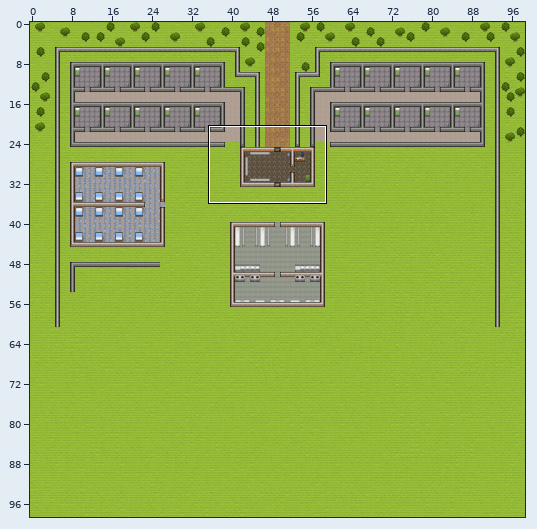
An edit to a level. Tiled map, Map/Map(good).tmx. The picture above shows the old version from afar; the outline marks the close-up.
Close-up. Before the edit:
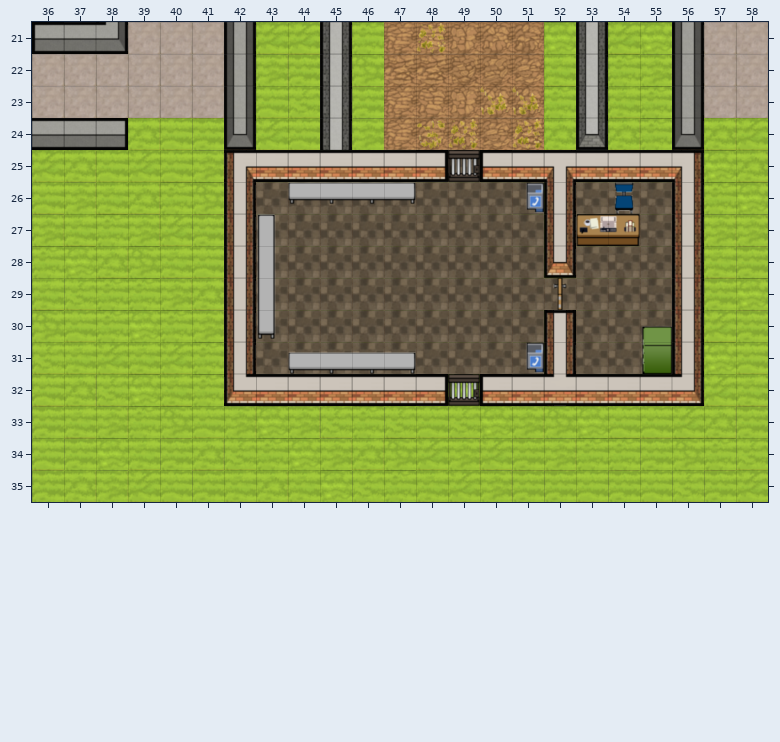
Cells are 32x32 px. Shown: x 36..58, y 21..35. The commit also changed other parts of the map, which this record leaves out.
Once edited:
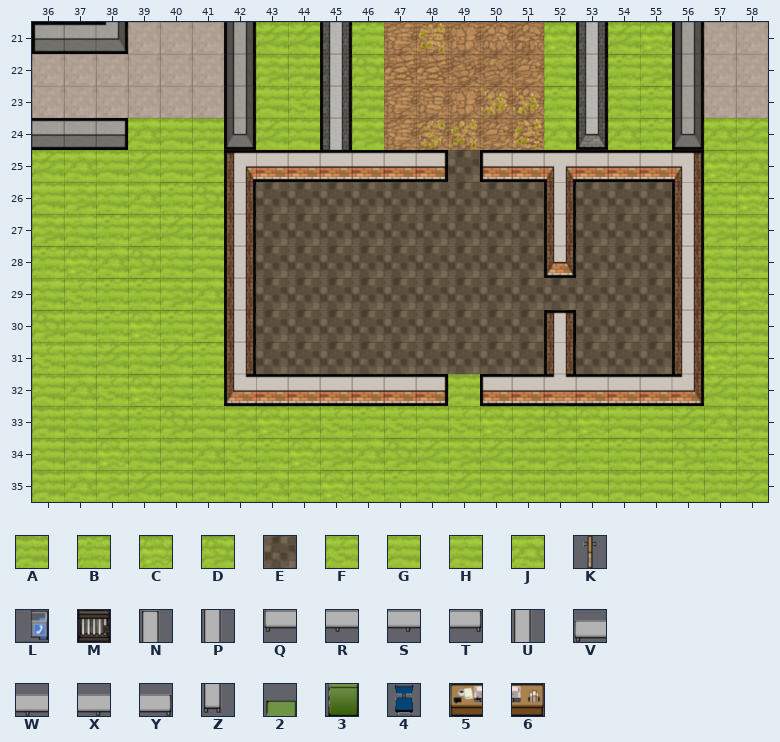
Key: from "Tileset": A 128, B 129, C 130, D 131, E 138, F 160, G 162, H 163, J 164, K 1027, L 1063, M 1088, N 1253, P 1285, Q 1313, R 1314, S 1315, T 1316, U 1317, V 1345, W 1346, X 1347, Y 1348, Z 1349, 2 1602, 3 1634, 4 1664, 5 1696, 6 1697.
_ is an empty cell.
See-through tiles are keyed as they look on the map.
Edits made:
Layer "Floor":
y 25: x 49 A -> E
y 26: x 44..47 HBJB -> EEEE; x 51 B -> E; x 54 F -> E
y 27: x 43 B -> E; x 53..54 GC -> EE
y 28: x 43 C -> E
y 29: x 43 D -> E; x 52 A -> E
y 30: x 43 H -> E; x 55 D -> E
y 31: x 44..47 HDFA -> EEEE; x 51 J -> E; x 55 D -> E
Layer "Walls":
y 25: x 49 E -> _
y 26: x 44..47 EEEE -> ____; x 51 E -> _; x 54 E -> _
y 27: x 43 E -> _; x 53..54 EE -> __
y 28: x 43 E -> _
y 29: x 43 E -> _; x 52 E -> _
y 30: x 43 E -> _; x 55 E -> _
y 31: x 44..47 EEEE -> ____; x 51 E -> _; x 55 E -> _
Layer "Objects" (now hidden):
y 25: x 49 M -> _
y 26: x 44..47 QRST -> ____; x 51 L -> _; x 54 4 -> _
y 27: x 43 N -> _; x 53..54 56 -> __
y 28: x 43 P -> _
y 29: x 43 U -> _; x 52 K -> _
y 30: x 43 Z -> _; x 55 2 -> _
y 31: x 44..47 VWXY -> ____; x 51 L -> _; x 55 3 -> _
y 32: x 49 M -> _
Where, in picture pixels (left, top, right, bottom), the same in both close-ups:
changed: (448, 150, 480, 182)
changed: (256, 182, 416, 374)
changed: (512, 182, 544, 214)
changed: (576, 182, 640, 246)
changed: (544, 278, 576, 310)
changed: (640, 310, 672, 374)
changed: (512, 342, 544, 374)
removed: (448, 374, 480, 406)
